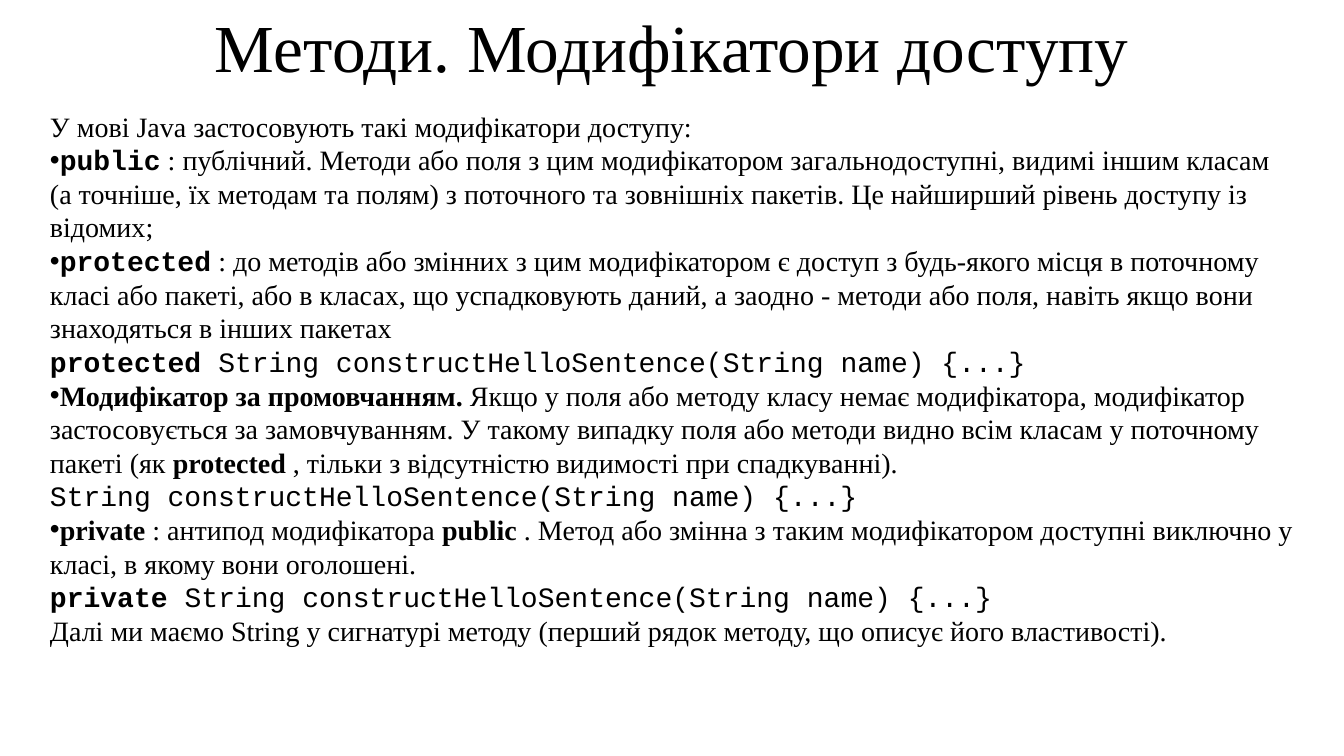
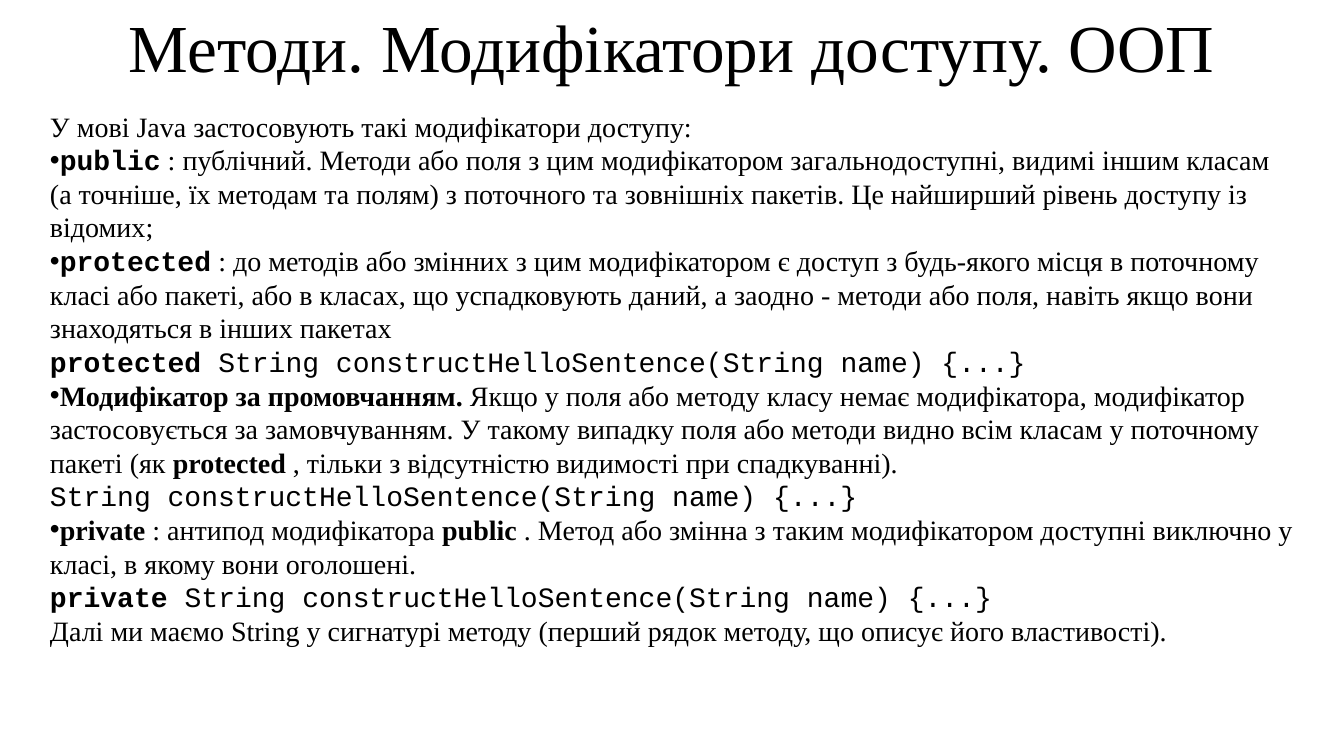
Before and after one commit to arg3ntuum/JavaCourse, a slide deck: slide 7 of Java Урок 6 Методи.pptx. Drawn at 1344x756 pixels with LibreOffice and Linux fonts; fonts in the diff are those of the drawing. Boxes give left, top, right and bottom in pixels: in the first picture for what was removed or moved away, otherwise in the second. Text is boxed around its words. In the diff, an @@ line names an element or a change of style, - is before the commit and + after.

```diff
--- a/Java Урок 6 Методи.pptx
+++ b/Java Урок 6 Методи.pptx
@@ text at (129,25,1215,84): text changed @@
-Методи. Модифікатори доступу
+Методи. Модифікатори доступу. ООП
```
Also in this commit, not shown: 2 other slides changed, 14 other files.
